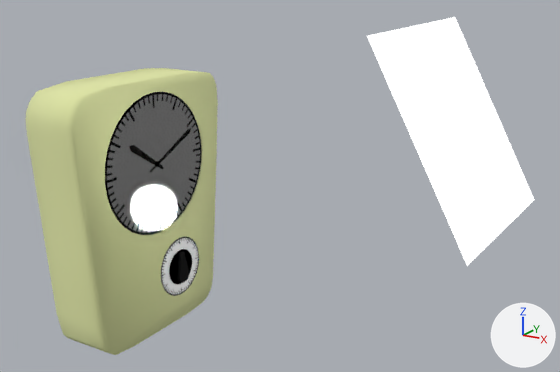
Renders of the Blender file 01-Models/mg-uhr.blend from each side of a commit.
Camera for both pictures: a 50 mm camera at (16.67, -17.44, 7.85) aimed at (5.21, 0.75, 1.19). The lights are fixed; the arrows at lower right show +X, +Y and +Z.
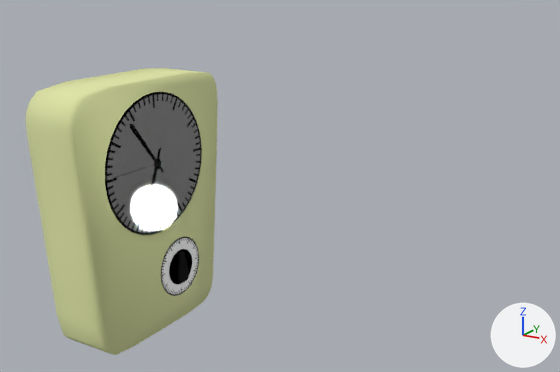
Boxes (x1, y1, x2, y2) around the edits, measured in the pictures (560 x 372 px):
'Plane.002', recoloured, moved, turned, rescaled (not visible afterwards): before (367, 17, 534, 266)

The change, as a diff of the scene's bpy script:
```diff
--- a/01-Models/mg-uhr.blend.py
+++ b/01-Models/mg-uhr.blend.py
@@ me_plane_003 @@
 me_plane_003.from_pydata(...)  # 4 vertices, 1 face; spans x -1.0..1.0, y -1.0..1.0, z 0.0
-me_plane_003.materials.append(mat_material_007)  # white #e7e7e7
+me_plane_003.materials.append(mat_material_004)  # black #000000
@@ ob_plane_002 @@
 ob_plane_002 = bpy.data.objects.new('Plane.002', me_plane_003)
-ob_plane_002.location = (10.12, 1.74, 3.33)
-ob_plane_002.rotation_euler = (3.142, -1.075, 3.142)  # degrees (180, -62, 180)
-ob_plane_002.scale = (2.88, 2.88, 2.88)
+ob_plane_002.location = (1.16, -0.69, 1.43)
+ob_plane_002.rotation_euler = (1.571, 1.571, 1.571)  # degrees (90, 90, 90)
+ob_plane_002.scale = (0.00854, 1.04, 0.588)
```
